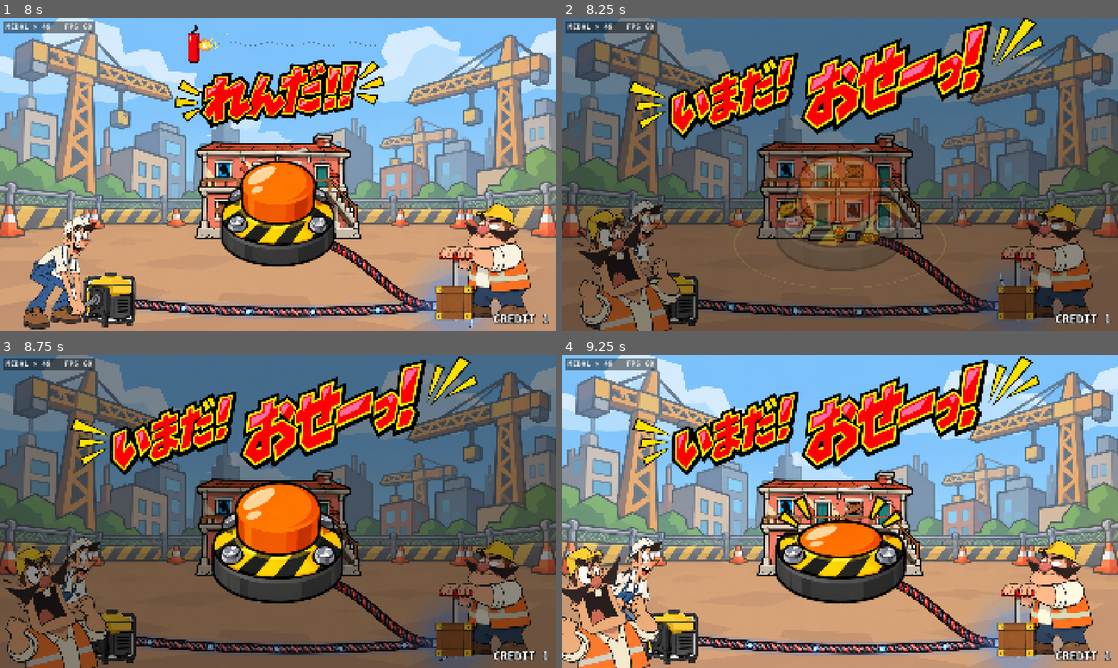
Above: before the commit, frames 1-4 (two rows, left to right).
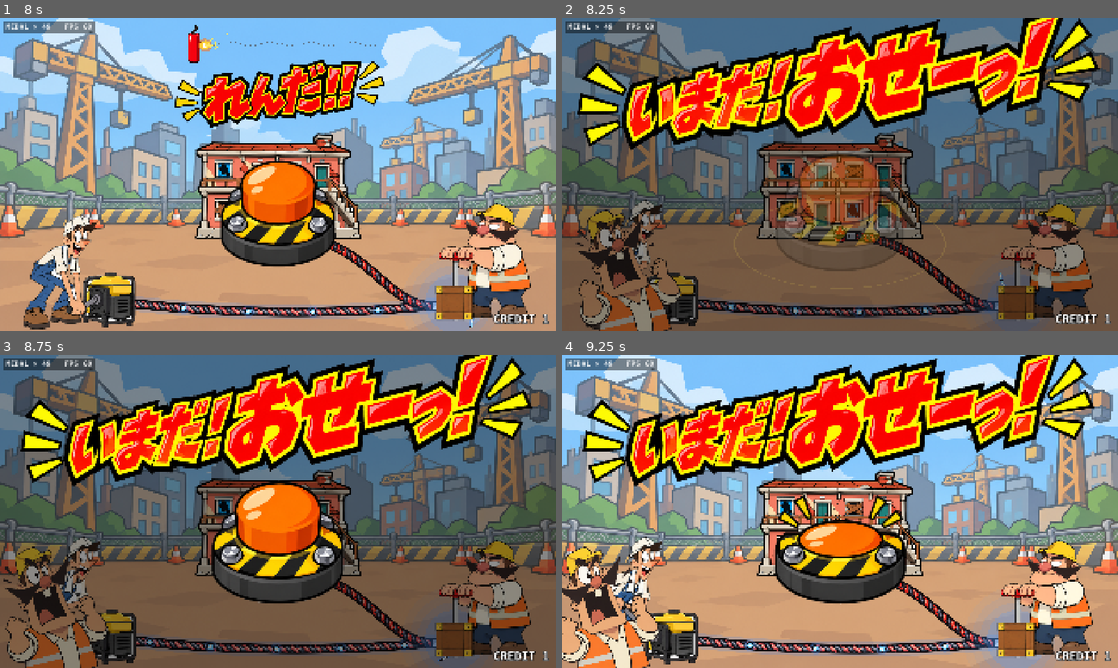
Above: after the commit, the same moments.

Repository: THEToilet/jari-medal-godot
Game: Godot game, scene res://scenes/main.tscn
The game is run twice, just before and just after one commit, with the same random seed, the same clock (stepped at 60 frames per second) and the same inputs.
Inputs (mouse positions are in pixels of both pictures, inside the frame that each line leads up to):
- Up to frame 1 (8 s): tap Enter at 0.5, 2.1, 4.35, 6.6 s; move the mouse to (400, 158) at 0.52 s; hold C (coin) 0.53-1.28 s; click (400, 158) at 0.67 s; move the mouse to (166, 190) at 1.27 s; tap Space (tap) at 1.35, 5.85 s; click (166, 190) at 1.42 s; move the mouse to (333, 105) at 2.02 s; click (333, 105) at 2.17 s; move the mouse to (250, 237) at 2.77 s; tap C (coin) at 2.85, 7.35 s; click (250, 237) at 2.92 s; move the mouse to (444, 221) at 3.52 s; hold Space (tap) 3.53-4.28 s; click (444, 221) at 3.67 s; move the mouse to (111, 127) at 4.27 s; click (111, 127) at 4.42 s; move the mouse to (305, 174) at 5.02 s; hold C (coin) 5.03-5.78 s; click (305, 174) at 5.17 s; move the mouse to (194, 96) at 5.77 s; click (194, 96) at 5.92 s; move the mouse to (400, 158) at 6.52 s; click (400, 158) at 6.67 s; move the mouse to (166, 190) at 7.27 s; click (166, 190) at 7.42 s
- Up to frame 2 (8.25 s): move the mouse to (895, 105) at 8.02 s; hold Space (tap) from 8.03 s (still down); click (895, 105) at 8.17 s
- Up to frame 3 (8.75 s): keep holding Space (tap)
- Up to frame 4 (9.25 s): move the mouse to (812, 574) at 8.77 s; release Space (tap) at 8.78 s; tap Enter at 8.85 s; click (812, 574) at 8.92 s

Frame 1 is identical in both runs. In frame 2, 18% of the frame differs, in the area x 2-97%, y 0-43%; in frame 3, 18%; in frame 4, 18%.

Commit message:
「いまだ！おせーっ！」を新しい1行の画像に、爆発後の煙はビル全体を格子状にすき間なく覆う
Co-Authored-By: Claude Opus 5.5 <noreply@anthropic.com>
Claude-Session: https://claude.ai/code/session_01EELGvtKJpMHAwYAc1xVS7Q

Diff:
--- a/scripts/demolition_cabinet.gd
+++ b/scripts/demolition_cabinet.gd
@@ -1890,24 +1890,42 @@
 var _smokes: Array[Sprite2D] = []
 
 func _smoke_cover(dur: float) -> void:
+	# ビル全体をすき間なく覆う：雲を格子状（互い違い）に並べて、下の段から順にもくもく湧かせる
 	var s: float = chosen.scale.x
 	var w: float = chosen.size().x * s
 	var h: float = chosen.size().y * s
-	var n: int = 3 + int(h / 160.0)
-	for i in n:
-		var sm := Sprite2D.new()
-		sm.texture = _tex["dust-cloud"]
-		sm.position = Vector2(960 + randf_range(-w * 0.4, w * 0.4), GROUND_Y - h * (float(i) + 0.5) / n)
-		sm.scale = Vector2(0.1, 0.1)
-		sm.modulate.a = 0.0
-		sm.flip_h = randf() < 0.5
-		fx.add_child(sm)
-		_smokes.append(sm)
-		var tgt: float = clampf(w / 380.0, 0.7, 1.3) * randf_range(0.9, 1.2)
-		var tw := create_tween().set_parallel(true)
-		tw.tween_property(sm, "scale", Vector2(tgt, tgt), dur).set_trans(Tween.TRANS_CUBIC).set_ease(Tween.EASE_OUT)
-		tw.tween_property(sm, "modulate:a", 0.92, dur * 0.5)
-		tw.tween_property(sm, "position:x", sm.position.x + randf_range(-40, 40), dur * 4.0)
+	var tex: Texture2D = _tex["dust-cloud"]
+	var cw: float = clampf(w * 0.8, 300.0, 560.0)          # 雲1つの表示幅
+	var sc: float = cw / tex.get_width()
+	var ch: float = tex.get_height() * sc
+	var left: float = CENTER_X - w / 2.0 - 40.0
+	var right: float = CENTER_X + w / 2.0 + 40.0
+	var top: float = GROUND_Y - h - 30.0
+	var bottom: float = GROUND_Y + 30.0
+	var step_x: float = cw * 0.55
+	var step_y: float = ch * 0.5
+	var cols: int = maxi(1, int(ceil((right - left) / step_x)))
+	var rows: int = maxi(1, int(ceil((bottom - top) / step_y)))
+	for r in rows:
+		var y: float = bottom - ch * 0.3 - r * step_y
+		var n: int = cols + (r % 2)
+		var span: float = step_x * (n - 1)
+		for c in n:
+			var sm := Sprite2D.new()
+			sm.texture = tex
+			sm.position = Vector2(CENTER_X - span / 2.0 + c * step_x + randf_range(-8, 8), y + randf_range(-6, 6))
+			sm.scale = Vector2(0.15, 0.15) * sc
+			sm.modulate.a = 0.0
+			sm.flip_h = (r + c) % 2 == 1
+			sm.z_index = 5
+			fx.add_child(sm)
+			_smokes.append(sm)
+			var tgt: float = sc * randf_range(1.0, 1.1)
+			var tw := create_tween().set_parallel(true)
+			tw.tween_interval(dur * 0.35 * float(r) / float(rows))
+			tw.chain().tween_property(sm, "scale", Vector2(tgt, tgt), dur * 0.7).set_trans(Tween.TRANS_CUBIC).set_ease(Tween.EASE_OUT)
+			tw.parallel().tween_property(sm, "modulate:a", 1.0, dur * 0.3)
+			tw.parallel().tween_property(sm, "position:x", sm.position.x + randf_range(-12, 12), dur * 4.0)
 	await get_tree().create_timer(dur * 0.8).timeout
 
 
@@ -1953,8 +1971,8 @@
 	if key != "" and _text_img.has(key):
 		lbl_big.text = ""
 		big_img.texture = _text_img[key]
-		var h: float = {"boom": 420.0, "push": 320.0}.get(key, 300.0)
-		var cy: float = {"push": 30.0}.get(key, 110.0)   # 画面の上のほう、ボタンにかぶらない高さに
+		var h: float = {"boom": 420.0, "push": 360.0}.get(key, 300.0)
+		var cy: float = {"push": 20.0}.get(key, 110.0)   # 画面の上のほう、ボタンにかぶらない高さに
 		big_img.size = Vector2(h * big_img.texture.get_width() / big_img.texture.get_height(), h)
 		big_img.position = Vector2(900.0 - big_img.size.x / 2.0, cy - h / 2.0)
 		big_img.visible = true
Binary file changed: assets/text/push.png
